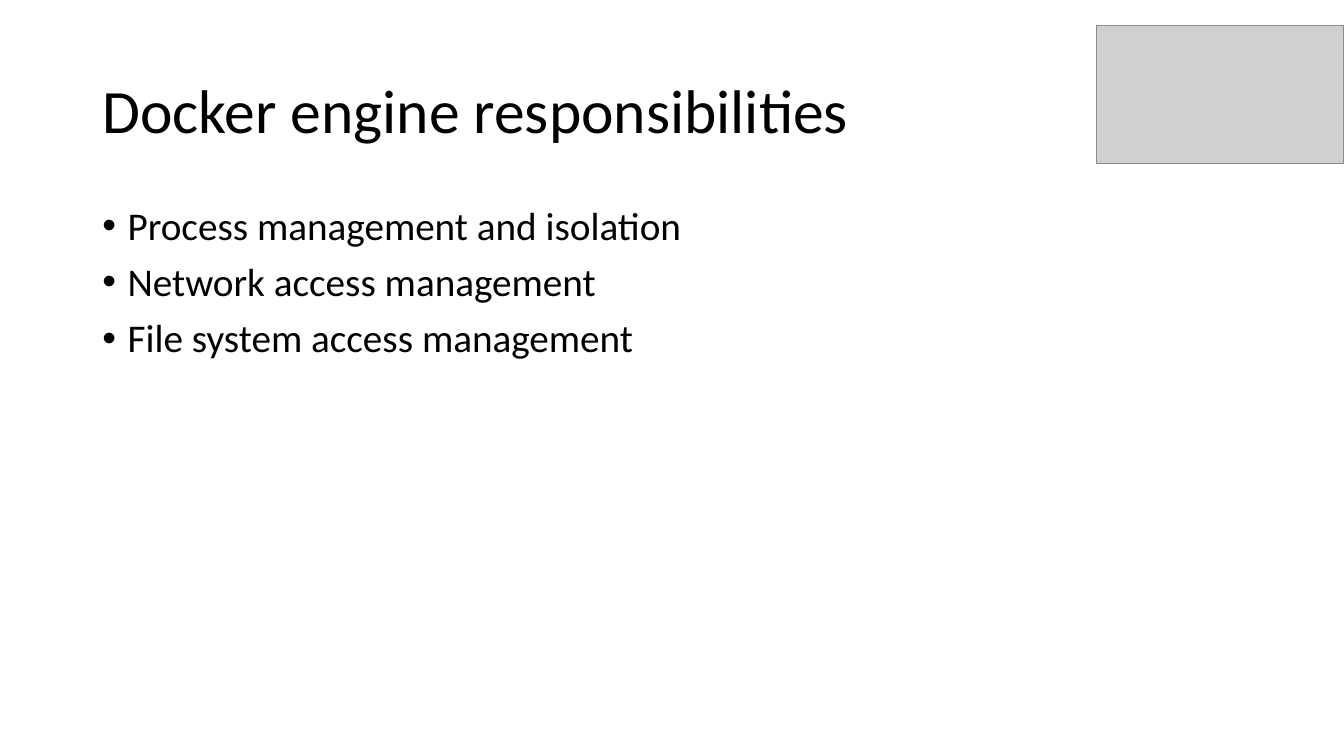
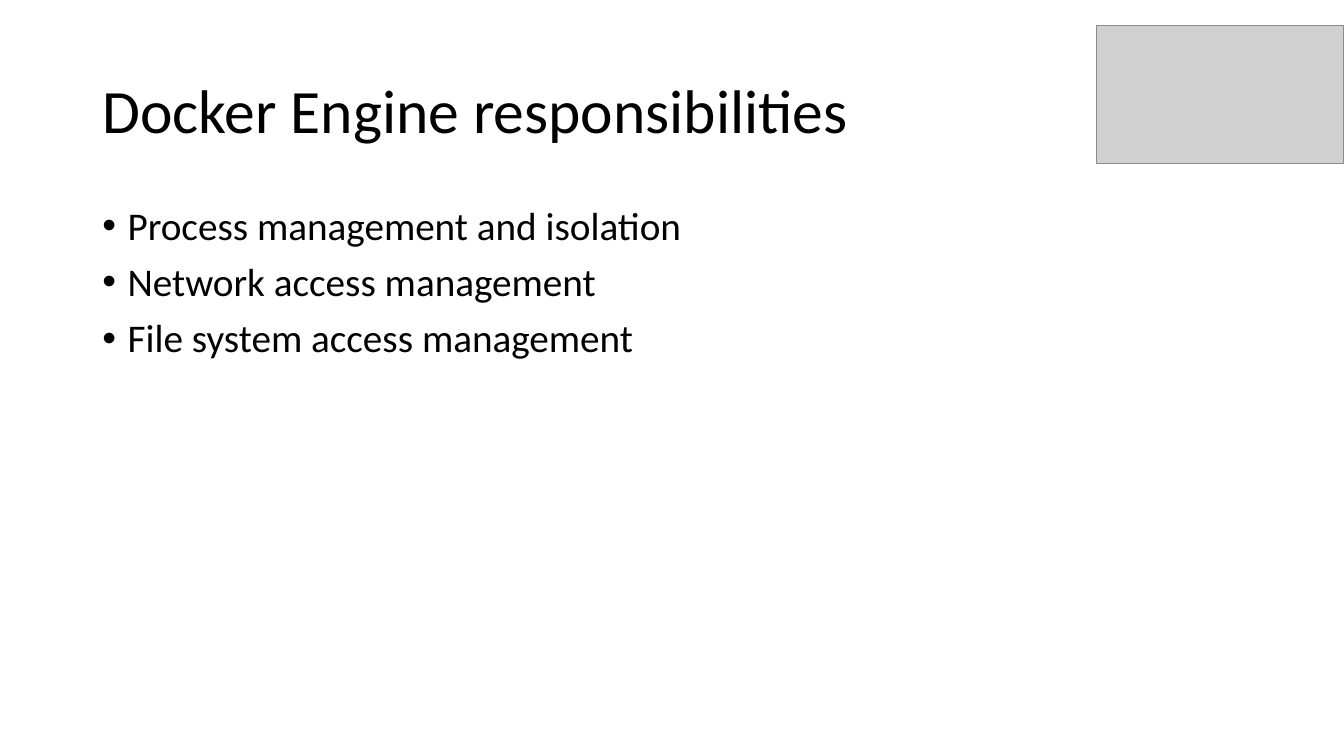
Before and after one commit to aljazsim/docker-masterclass-examples, a slide deck: slide 11 of Docker Masterclass.pptx (slide 8 before the commit). Drawn at 1344x756 pixels with LibreOffice and Linux fonts; fonts in the diff are those of the drawing; grey boxes stand for pictures. Boxes give left, top, right and bottom in pixels: in the first picture for what was removed or moved away, otherwise in the second. Text is boxed around its words. In the diff, an @@ line names an element or a change of style, - is before the commit and + after.

```diff
--- a/Docker Masterclass.pptx
+++ b/Docker Masterclass.pptx
@@ title at (102,90,847,144): text changed @@
-Docker engine responsibilities
+Docker Engine responsibilities
```
Also in this commit, not shown: 12 other slides changed, 6 slides added.
